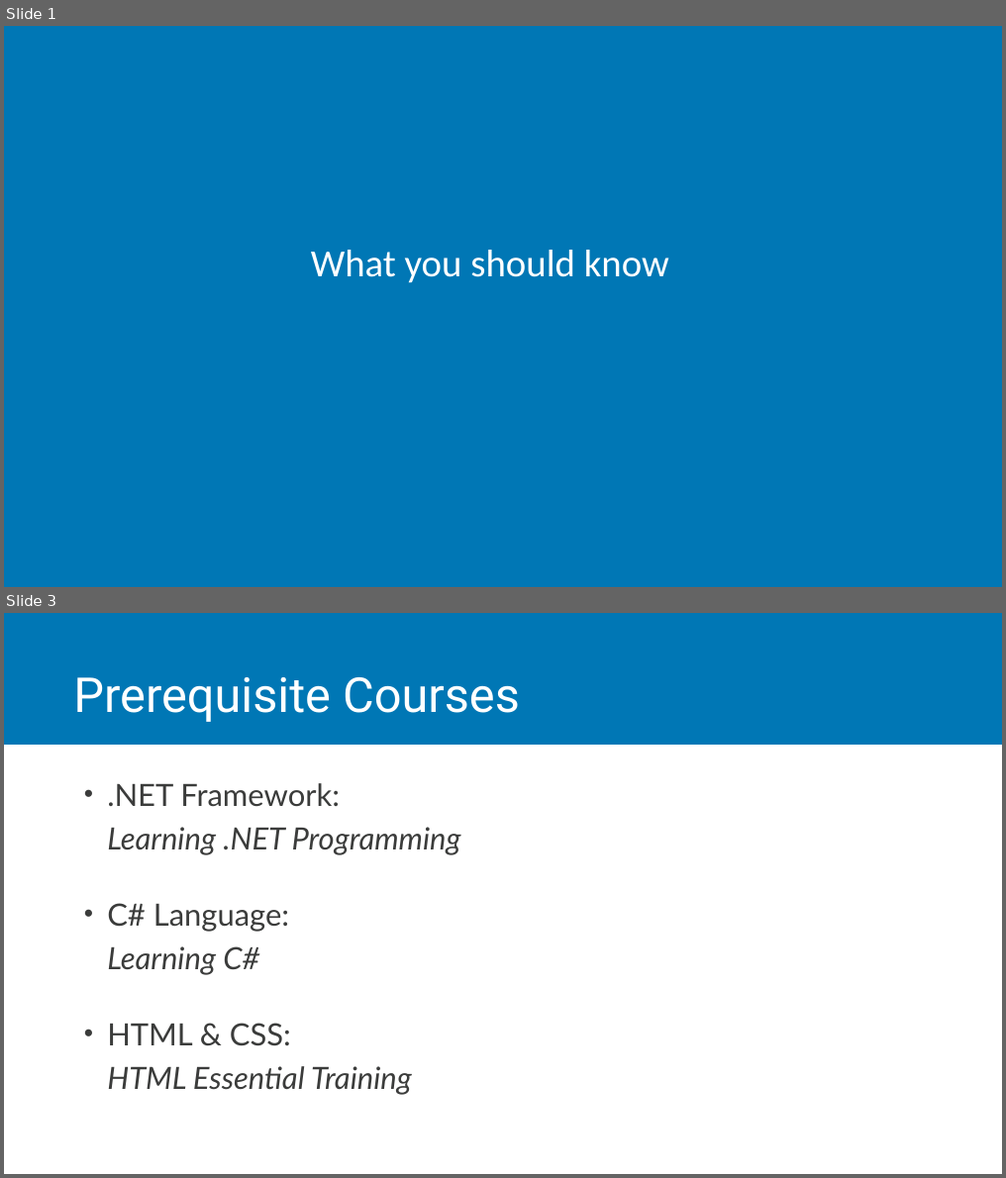
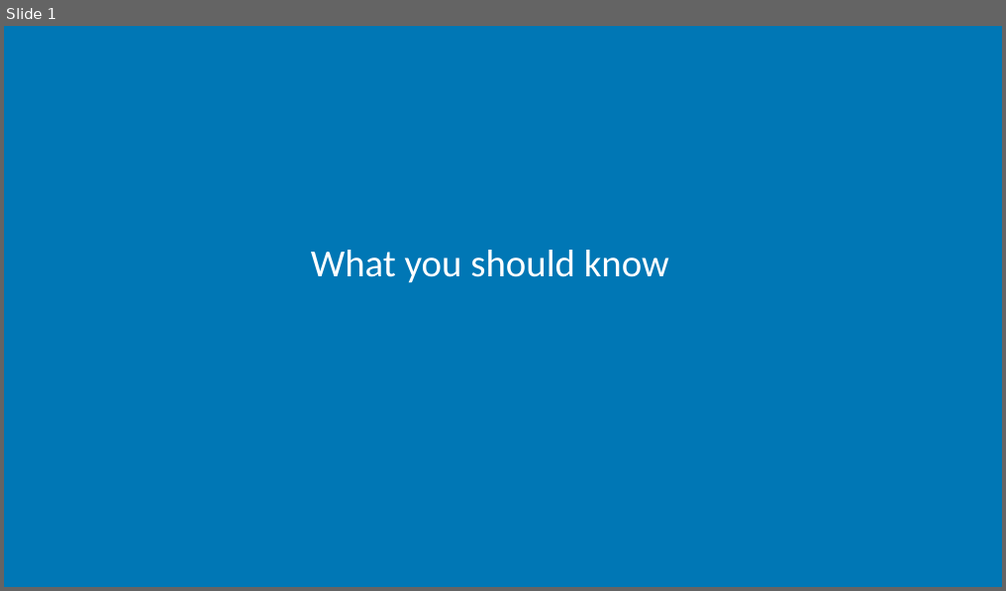
Before and after one commit to jchadwick/CustomizingAspNetMvc, a slide deck: 00_02-WhatYouShouldKnow.pptx. Shown one above the other, each under a label of ours: slides 1 and 3 before the commit, slide 1 after it; the slides between them are not shown. The pictures are 1006x1178 and 1006x591 pixels, drawn with LibreOffice and Linux fonts; fonts in the diff are those of the drawing. Boxes give left, top, right and bottom in pixels: in the first picture for what was removed or moved away, otherwise in the second. Text is boxed around its words. In the diff, an @@ line names an element or a change of style, - is before the commit and + after.

```diff
--- a/00_02-WhatYouShouldKnow.pptx
+++ b/00_02-WhatYouShouldKnow.pptx
@@ slide 3 removed at [4, 613, 1002, 1174], background #FFFFFF @@
@@ rectangle removed at [4, 613, 1002, 745] @@
@@ title removed at [73, 677, 520, 722] @@
-Prerequisite Courses
@@ text removed at [107, 783, 461, 1095] @@
-• .NET Framework:
-  Learning .NET Programming
-• C# Language:
-  Learning C#
-• HTML & CSS:
-  HTML Essential Training
```
Also in this commit, not shown: 3 slides added, 1 other slide removed, 5 other files.
